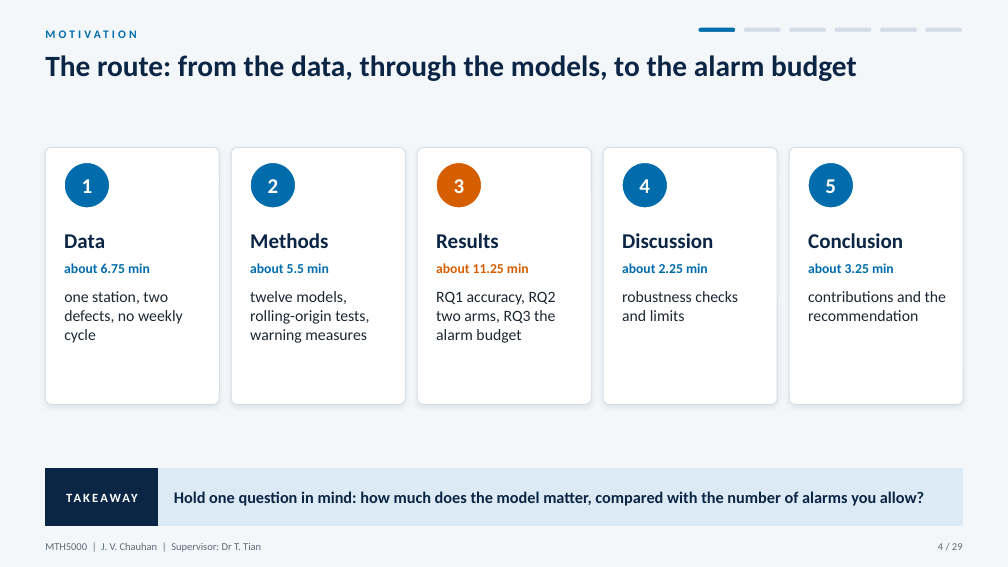
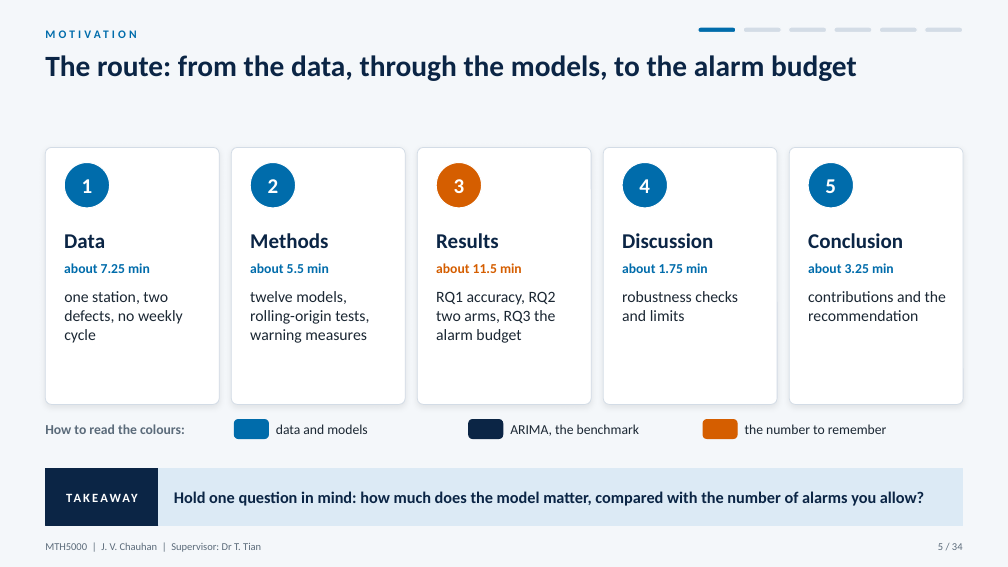
Before and after one commit to JC16092/mth5000-aqi-forecast, a slide deck: slide 5 of presentation_new/MTH5000_oral_presentation.pptx (slide 4 before the commit). Drawn at 1008x567 pixels with LibreOffice and Linux fonts; fonts in the diff are those of the drawing. Boxes give left, top, right and bottom in pixels: in the first picture for what was removed or moved away, otherwise in the second. Text is boxed around its words. In the diff, an @@ line names an element or a change of style, - is before the commit and + after.

```diff
--- a/presentation_new/MTH5000_oral_presentation.pptx
+++ b/presentation_new/MTH5000_oral_presentation.pptx
@@ text at (64,263,150,273): text changed @@
-about 6.75 min
+about 7.25 min
@@ text at (436,263,522,273): text changed @@
-about 11.25 min
+about 11.5 min
@@ text at (622,263,708,273): text changed @@
-about 2.25 min
+about 1.75 min
@@ text added at (45,424,185,434), 13 pt, text #5B6B7A, bold @@
+How to read the colours:
@@ rounded rectangle added at (234,420,268,439), fill #006CAB, outline #006CAB 1 pt @@
@@ text added at (276,424,367,434), 13 pt, text #1B2733 @@
+data and models
@@ rounded rectangle added at (469,420,503,439), fill #0B2545, outline #0B2545 1 pt @@
@@ text added at (510,424,639,436), 13 pt, text #1B2733 @@
+ARIMA, the benchmark
@@ rounded rectangle added at (703,420,737,439), fill #D55E00, outline #D55E00 1 pt @@
@@ text added at (745,424,887,434), 13 pt, text #1B2733 @@
+the number to remember
@@ text at (938,543,963,550): text changed @@
-4 / 29
+5 / 34
```
Also in this commit, not shown: 28 other slides changed, 6 slides added, 6 other files.
